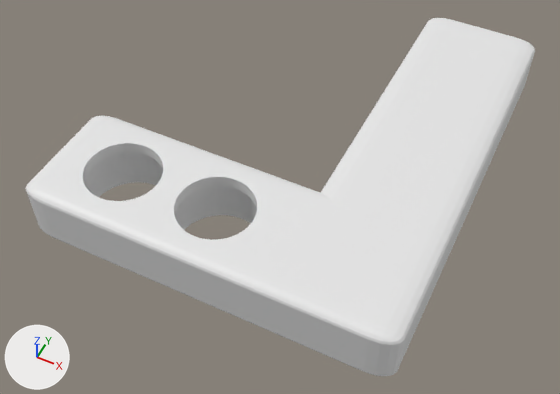
One commit to the Blender file Velocity/Heterodyne/CAD/Small Tranducer/VelocitySmall.blend: the scene before it, then after it.
One viewpoint serves both versions: a camera (50 mm lens) standing at (49.3, -61.8, 89.1) and looking at (10.4, 15.9, -8.0). The axes (+X, +Y, +Z) are drawn at lower left. The lights are the same throughout.

Before the edit, the objects in view are built like this:
```python
me_cube_002 = bpy.data.meshes.new('Cube.002')
me_cube_002.from_pydata(...)  # 220 vertices, 218 faces; spans x -1.0..2.0, y -1.0..6.0, z -1.0..1.0
me_cylinder_000 = bpy.data.meshes.new('Cylinder.000')
me_cylinder_000.from_pydata(...)  # 480 vertices, 386 faces; spans x -7.0..7.0, y -7.0..7.0, z -7.5..5.0
me_cylinder_001 = bpy.data.meshes.new('Cylinder.001')
me_cylinder_001.from_pydata(...)  # 480 vertices, 386 faces; spans x -7.0..7.0, y -7.0..7.0, z -7.5..5.0
ob_holdquikc = bpy.data.objects.new('HOLDQUIKC', me_cube_002)
ob_holdquikc.location = (0.0, 0.0, -0.5)
ob_holdquikc.scale = (20.0, 10.0, 5.0)
_m = ob_holdquikc.modifiers.new('Boolean', 'BOOLEAN')
_m.object = ob_sreciever_001
_m.solver = 'FLOAT'
_m = ob_holdquikc.modifiers.new('Boolean.001', 'BOOLEAN')
_m.object = ob_stranducer_001
_m.solver = 'FLOAT'
ob_sreciever_001 = bpy.data.objects.new('SReciever.001', me_cylinder_001)
ob_sreciever_001.location = (-8.0, 0.0, 0.0)
ob_sreciever_001.hide_render = True
ob_stranducer_001 = bpy.data.objects.new('STranducer.001', me_cylinder_000)
ob_stranducer_001.location = (8.0, 0.0, 0.0)
ob_stranducer_001.hide_render = True
```
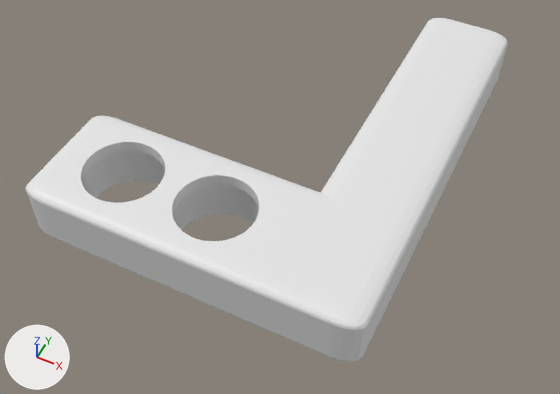
Commit message: Velocity: 3d print tweek of small tranducer test

ob_stranducer_001 is not drawn itself; it is used by a modifier of ob_holdquikc.
ob_sreciever_001 is not drawn itself; it is used by a modifier of ob_holdquikc.

The edits, one by one:
me_cube_002 has 220 vertices, 218 faces and spans x -1.0..2.0, y -1.0..6.0, z -1.0..1.0.
me_cube_002 is used by ob_holdquikc; location (0.0, 0.0, -0.5); scale (20.0, 10.0, 5.0).
me_cube_002 part 1: all 86 vertices in x 1.8..2.0, y -1.0..6.0, z -1.0..1.0 are moved by (-0.25, 0.0, 0.0).
Object 'STranducer.001' (ob_stranducer_001) is rescaled from (1.0, 1.0, 1.0) to (1.05, 1.05, 1.0).
Object 'SReciever.001' (ob_sreciever_001) is rescaled from (1.0, 1.0, 1.0) to (1.05, 1.05, 1.0).

Location of each change, (x1, y1, x2, y2) in pixels of the pictures (560 x 394 px; the box of a moved part takes in the faces that stretch with it):
'HOLDQUIKC', reshaped: before (25, 18, 535, 376); after (25, 18, 508, 362)
part 1 of me_cube_002, moved or reshaped: before (257, 20, 535, 376); after (257, 20, 508, 362)
